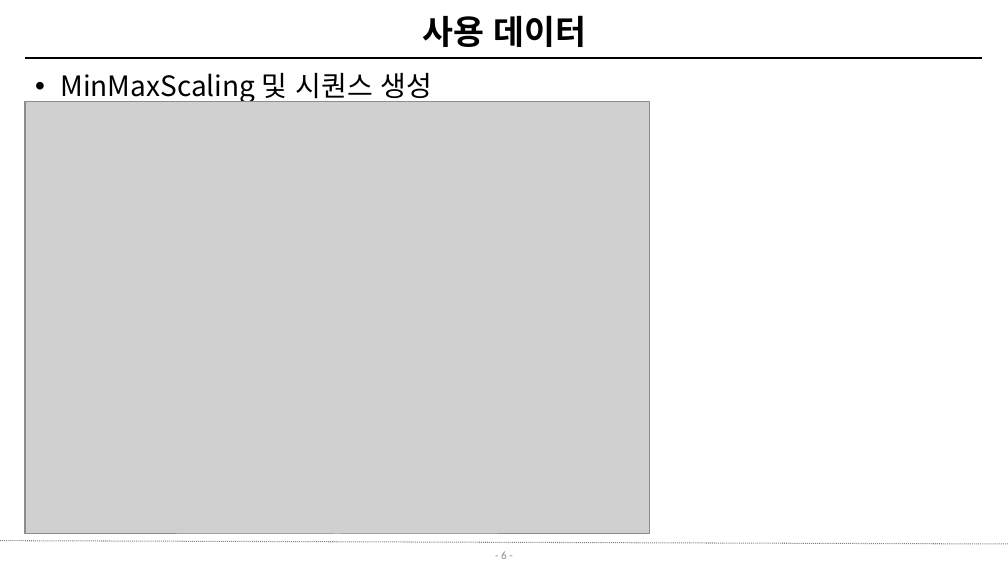
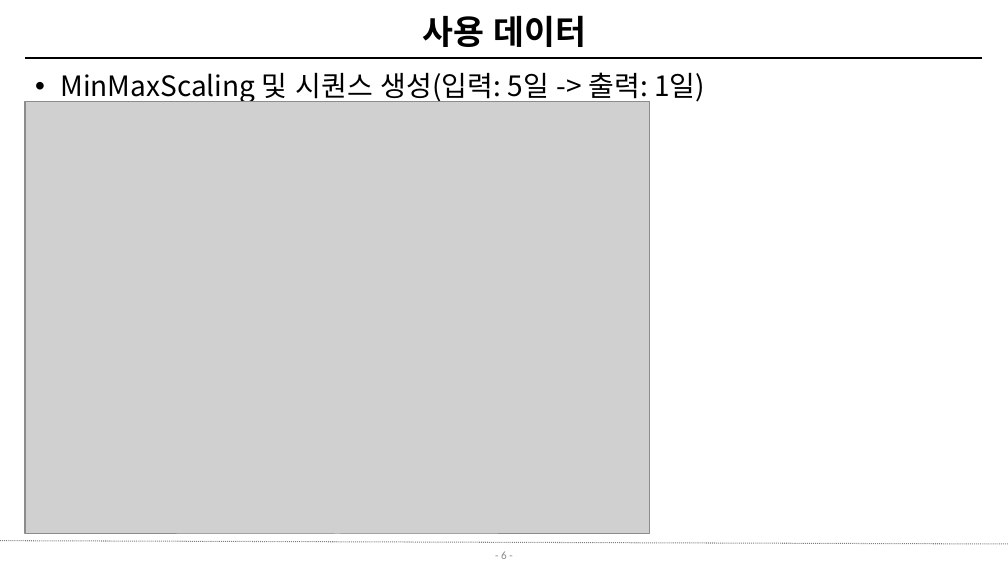
Before and after one commit to kty2001/water_quality, a slide deck: slide 6 of lstm_test.pptx. Drawn at 1008x567 pixels with LibreOffice and Linux fonts; fonts in the diff are those of the drawing; grey boxes stand for pictures; background and template pictures are left out. Boxes give left, top, right and bottom in pixels: in the first picture for what was removed or moved away, otherwise in the second. Text is boxed around its words. In the diff, an @@ line names an element or a change of style, - is before the commit and + after.

```diff
--- a/lstm_test.pptx
+++ b/lstm_test.pptx
@@ text at bbox=[60, 72, 705, 104]: text changed @@
-• MinMaxScaling 및 시퀀스 생성
+• MinMaxScaling 및 시퀀스 생성(입력: 5일 -> 출력: 1일)
```
Also in this commit, not shown: 5 other files.
